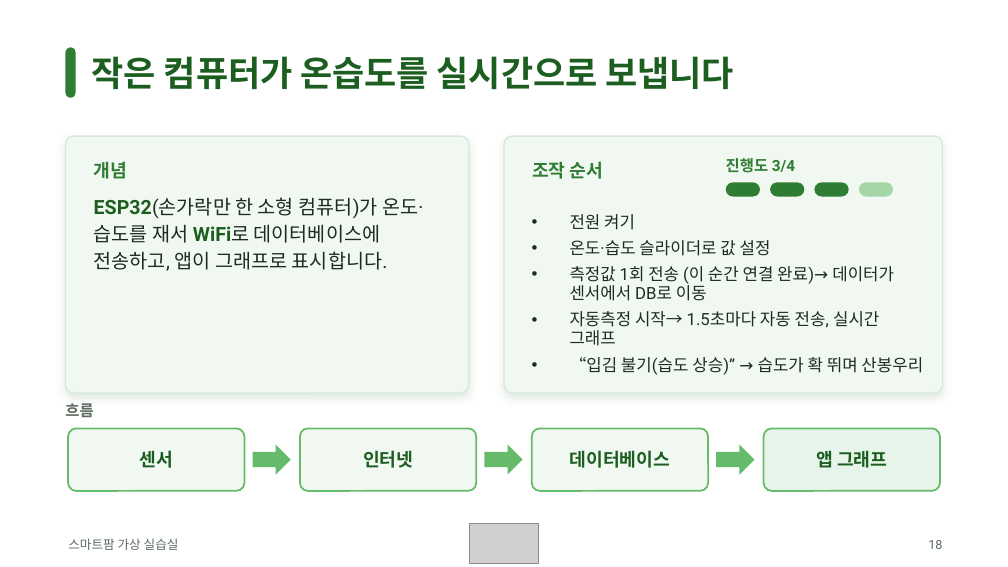
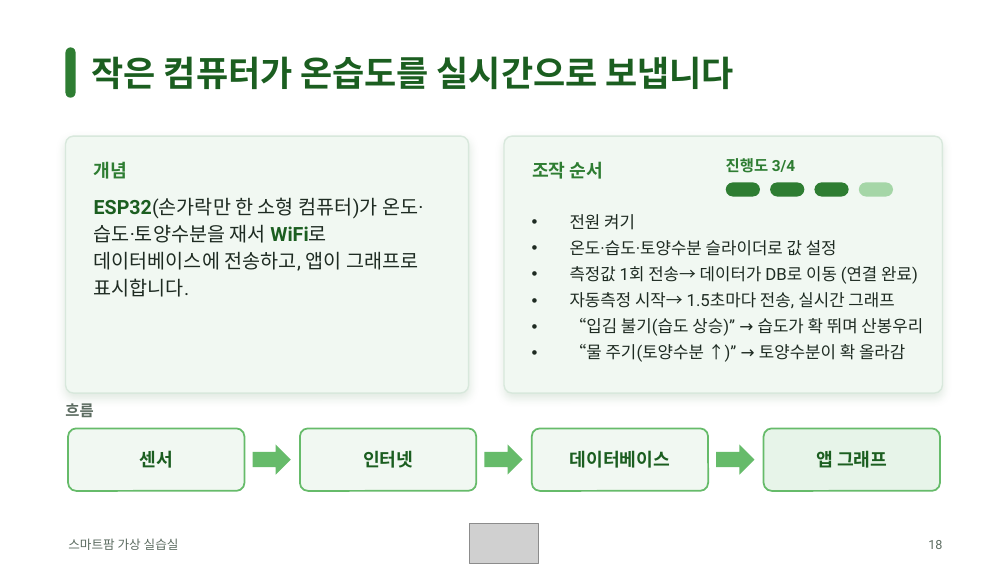
Before and after one commit to henna2022/doctor-green, a slide deck: slide 18 of docs/닥터그린_수업_슬라이드.pptx. Drawn at 1008x567 pixels with LibreOffice and Linux fonts; fonts in the diff are those of the drawing; grey boxes stand for pictures. Boxes give left, top, right and bottom in pixels: in the first picture for what was removed or moved away, otherwise in the second. Text is boxed around its words. In the diff, an @@ line names an element or a change of style, - is before the commit and + after.

```diff
--- a/docs/닥터그린_수업_슬라이드.pptx
+++ b/docs/닥터그린_수업_슬라이드.pptx
@@ text at [94,197,423,297]: text changed @@
-ESP32(손가락만 한 소형 컴퓨터)가 온도·습도를 재서 WiFi로 데이터베이스에 전송하고, 앱이 그래프로 표시합니다.
+ESP32(손가락만 한 소형 컴퓨터)가 온도·습도·토양수분을 재서 WiFi로 데이터베이스에 전송하고, 앱이 그래프로 표시합니다.
@@ text at [570,240,918,308]: text changed @@
-• 온도·습도 슬라이더로 값 설정
-• 측정값 1회 전송 (이 순간 연결 완료)→ 데이터가 센서에서 DB로 이동
-• 자동측정 시작→ 1.5초마다 자동 전송, 실시간 그래프
+• 온도·습도·토양수분 슬라이더로 값 설정
+• 측정값 1회 전송→ 데이터가 DB로 이동 (연결 완료)
+• 자동측정 시작→ 1.5초마다 전송, 실시간 그래프
@@ text at [570,344,905,362]: paragraph added @@
+• “물 주기(토양수분 ↑)” → 토양수분이 확 올라감
```
Also in this commit, not shown: 5 other slides changed, 1 slide added, 2 other files.
